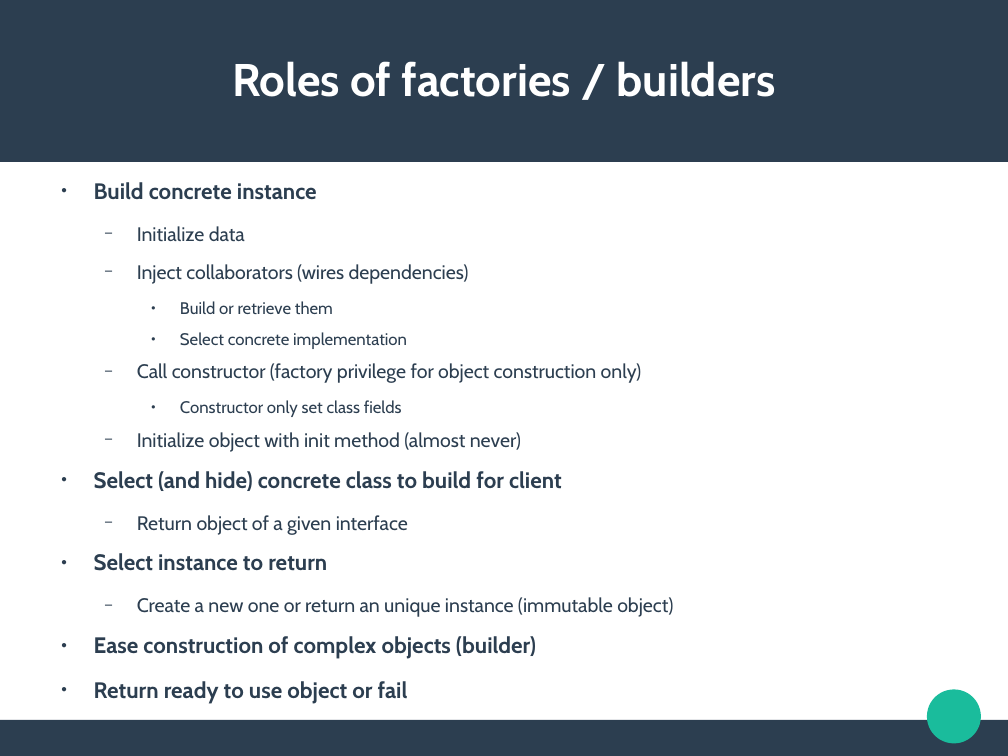
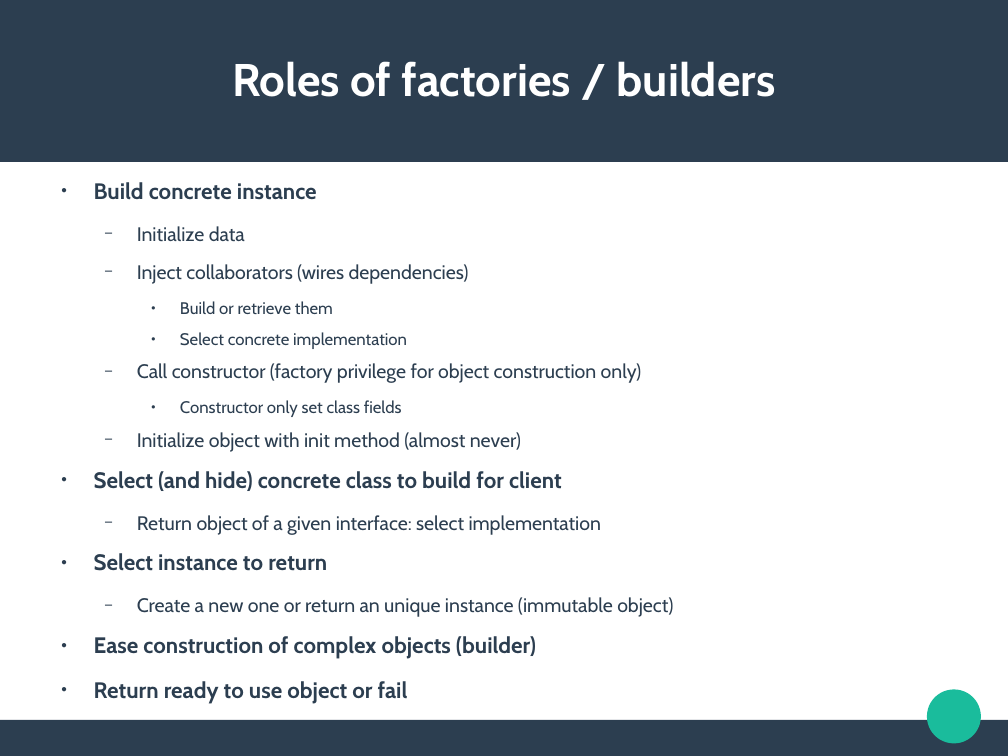
Before and after one commit to jldelarbre/lectureNotes, a slide deck: slide 5 of Slides/lesson5/PatternsAreSolid.odp. Drawn at 1008x756 pixels with LibreOffice and Linux fonts; fonts in the diff are those of the drawing. Boxes give left, top, right and bottom in pixels: in the first picture for what was removed or moved away, otherwise in the second. Text is boxed around its words. In the diff, an @@ line names an element or a change of style, - is before the commit and + after.

```diff
--- a/Slides/lesson5/PatternsAreSolid.odp
+++ b/Slides/lesson5/PatternsAreSolid.odp
@@ text at <box>137,515,601,535</box>: text changed @@
-  − Return object of a given interface
+  − Return object of a given interface: select implementation
```
Also in this commit, not shown: 2 other slides changed, 3 slides added, 2 slides removed, 18 other files.
